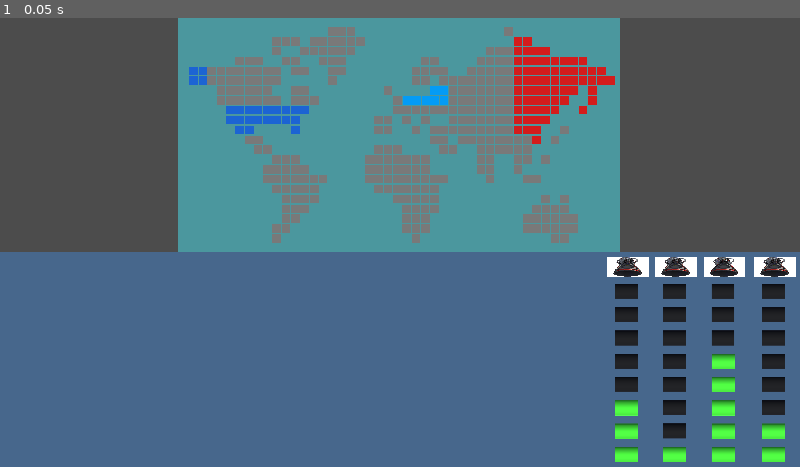
Above: before the commit, frame 1.
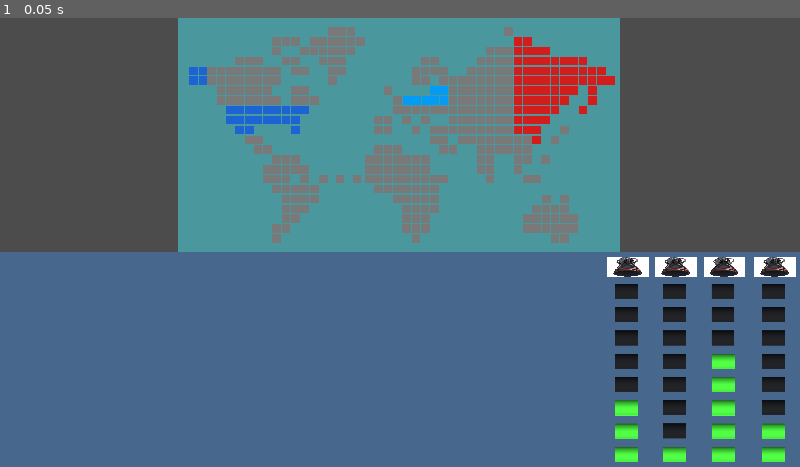
Above: after the commit, the same moment.

Repository: richardbonneau/GameOff2020
Game: Godot game, scene res://Main/Main.tscn
Same seed, same stepped clock (60 frames per second), same inputs: the game is played once before the commit and once after it.
Inputs:
- Up to frame 1 (0.05 s): no input

The runs differ from the first frame. In frame 1, less than 0.1% of the frame differs, in the area x 36-70%, y 12-48%.

Commit message:
tile hitbox fix

Diff:
--- a/Map/Map.tscn
+++ b/Map/Map.tscn
@@ -6,10 +6,10 @@
 [node name="Map" type="ColorRect"]
 anchor_right = 1.119
 anchor_bottom = 1.0
-margin_left = -12.0
-margin_top = -24.0
-margin_right = -16.5541
-margin_bottom = -32.0
+margin_left = -24.0
+margin_top = -84.0
+margin_right = -28.5541
+margin_bottom = -92.0
 color = Color( 0.298039, 0.596078, 0.623529, 1 )
 script = ExtResource( 2 )
 __meta__ = {
@@ -50,7 +50,7 @@
 anchor_right = 0.0656168
 anchor_bottom = 0.247368
 margin_left = -7.62939e-06
-margin_right = -7.62939e-06
+margin_right = 16.0
 
 [node name="MapTile7" parent="." instance=ExtResource( 1 )]
 anchor_left = 0.0656168
@@ -58,7 +58,7 @@
 anchor_right = 0.0656168
 anchor_bottom = 0.205263
 margin_left = -7.62939e-06
-margin_right = -7.62939e-06
+margin_right = 16.0
 
 [node name="MapTile8" parent="." instance=ExtResource( 1 )]
 anchor_left = 0.0866142
@@ -315,7 +315,6 @@
 anchor_right = 0.254593
 anchor_bottom = 0.584211
 margin_left = 3.05176e-05
-margin_right = 3.05176e-05
 
 [node name="MapTile74" parent="." instance=ExtResource( 1 )]
 anchor_left = 0.212598
@@ -341,7 +340,6 @@
 anchor_right = 0.254593
 anchor_bottom = 0.626316
 margin_left = 3.05176e-05
-margin_right = 3.05176e-05
 
 [node name="MapTile77" parent="." instance=ExtResource( 1 )]
 anchor_left = 0.275591
@@ -349,7 +347,7 @@
 anchor_right = 0.275591
 anchor_bottom = 0.626316
 margin_left = 3.05176e-05
-margin_right = 3.05176e-05
+margin_right = 16.0
 
 [node name="MapTile79" parent="." instance=ExtResource( 1 )]
 anchor_left = 0.212598
@@ -357,7 +355,7 @@
 anchor_right = 0.212598
 anchor_bottom = 0.668421
 margin_top = 3.05176e-05
-margin_bottom = 3.05176e-05
+margin_bottom = 16.0
 
 [node name="MapTile80" parent="." instance=ExtResource( 1 )]
 anchor_left = 0.191601
@@ -365,7 +363,7 @@
 anchor_right = 0.191601
 anchor_bottom = 0.668421
 margin_top = 3.05176e-05
-margin_bottom = 3.05176e-05
+margin_bottom = 16.0
 
 [node name="MapTile81" parent="." instance=ExtResource( 1 )]
 anchor_left = 0.233596
@@ -373,37 +371,47 @@
 anchor_right = 0.233596
 anchor_bottom = 0.668421
 margin_top = 3.05176e-05
-margin_bottom = 3.05176e-05
+margin_bottom = 16.0
 
 [node name="MapTile82" parent="." instance=ExtResource( 1 )]
-anchor_left = 0.254593
+anchor_left = 0.233596
 anchor_top = 0.668421
-anchor_right = 0.254593
+anchor_right = 0.233596
 anchor_bottom = 0.668421
-margin_left = 3.05176e-05
+margin_left = 32.0
 margin_top = 3.05176e-05
-margin_right = 3.05176e-05
-margin_bottom = 3.05176e-05
+margin_right = 49.0
+margin_bottom = 16.0
 
 [node name="MapTile83" parent="." instance=ExtResource( 1 )]
-anchor_left = 0.275591
+anchor_left = 0.233596
 anchor_top = 0.668421
-anchor_right = 0.275591
+anchor_right = 0.233596
 anchor_bottom = 0.668421
-margin_left = 3.05176e-05
+margin_left = 64.0
 margin_top = 3.05176e-05
-margin_right = 3.05176e-05
-margin_bottom = 3.05176e-05
+margin_right = 81.0
+margin_bottom = 16.0
 
 [node name="MapTile84" parent="." instance=ExtResource( 1 )]
-anchor_left = 0.296588
+anchor_left = 0.233596
 anchor_top = 0.668421
-anchor_right = 0.296588
+anchor_right = 0.233596
 anchor_bottom = 0.668421
-margin_left = 3.05176e-05
+margin_left = 92.0
 margin_top = 3.05176e-05
-margin_right = 3.05176e-05
-margin_bottom = 3.05176e-05
+margin_right = 109.0
+margin_bottom = 16.0
+
+[node name="MapTile85" parent="." instance=ExtResource( 1 )]
+anchor_left = 0.233596
+anchor_top = 0.668421
+anchor_right = 0.233596
+anchor_bottom = 0.668421
+margin_left = 121.0
+margin_top = 3.05176e-05
+margin_right = 138.0
+margin_bottom = 16.0
 
 [node name="MapTile86" parent="." instance=ExtResource( 1 )]
 anchor_left = 0.212598
@@ -423,7 +431,6 @@
 anchor_right = 0.254593
 anchor_bottom = 0.710526
 margin_left = 3.05176e-05
-margin_right = 3.05176e-05
 
 [node name="MapTile89" parent="." instance=ExtResource( 1 )]
 anchor_left = 0.275591
@@ -431,7 +438,6 @@
 anchor_right = 0.275591
 anchor_bottom = 0.710526
 margin_left = 3.05176e-05
-margin_right = 3.05176e-05
 
 [node name="MapTile90" parent="." instance=ExtResource( 1 )]
 anchor_left = 0.296588
@@ -439,7 +445,6 @@
 anchor_right = 0.296588
 anchor_bottom = 0.710526
 margin_left = 3.05176e-05
-margin_right = 3.05176e-05
 
 [node name="MapTile91" parent="." instance=ExtResource( 1 )]
 anchor_left = 0.233596
@@ -453,7 +458,6 @@
 anchor_right = 0.254593
 anchor_bottom = 0.752632
 margin_left = 3.05176e-05
-margin_right = 3.05176e-05
 
 [node name="MapTile93" parent="." instance=ExtResource( 1 )]
 anchor_left = 0.275591
@@ -461,7 +465,6 @@
 anchor_right = 0.275591
 anchor_bottom = 0.752632
 margin_left = 3.05176e-05
-margin_right = 3.05176e-05
 
 [node name="MapTile95" parent="." instance=ExtResource( 1 )]
 anchor_left = 0.233596
@@ -475,7 +478,6 @@
 anchor_right = 0.254593
 anchor_bottom = 0.794737
 margin_left = 3.05176e-05
-margin_right = 3.05176e-05
 
 [node name="MapTile98" parent="." instance=ExtResource( 1 )]
 anchor_left = 0.233596
@@ -489,7 +491,6 @@
 anchor_right = 0.254593
 anchor_bottom = 0.836842
 margin_left = 3.05176e-05
-margin_right = 3.05176e-05
 
 [node name="MapTile100" parent="." instance=ExtResource( 1 )]
 anchor_left = 0.212598
@@ -515,7 +516,6 @@
 anchor_right = 0.275591
 anchor_bottom = 0.794737
 margin_left = 3.05176e-05
-margin_right = 3.05176e-05
 
 [node name="MapTile94" parent="." instance=ExtResource( 1 )]
 anchor_left = 0.296588
@@ -523,17 +523,6 @@
 anchor_right = 0.296588
 anchor_bottom = 0.752632
 margin_left = 3.05176e-05
-margin_right = 3.05176e-05
-
-[node name="MapTile85" parent="." instance=ExtResource( 1 )]
-anchor_left = 0.317585
-anchor_top = 0.668421
-anchor_right = 0.317585
-anchor_bottom = 0.668421
-margin_left = 3.05176e-05
-margin_top = 3.05176e-05
-margin_right = 3.05176e-05
-margin_bottom = 3.05176e-05
 
 [node name="MapTile63" parent="." instance=ExtResource( 1 )]
 anchor_left = 0.170604
@@ -638,7 +627,6 @@
 anchor_right = 0.317585
 anchor_bottom = 0.163158
 margin_left = 3.05176e-05
-margin_right = 3.05176e-05
 
 [node name="MapTile123" parent="." instance=ExtResource( 1 )]
 anchor_left = 0.338583
@@ -762,7 +750,6 @@
 anchor_right = 0.506562
 anchor_bottom = 0.331579
 margin_left = 1.0
-margin_right = 1.0
 country_this_tile_belongs_to = "Europe"
 
 [node name="MapTile136" parent="." instance=ExtResource( 1 )]
@@ -771,7 +758,6 @@
 anchor_right = 0.527559
 anchor_bottom = 0.331579
 margin_left = 1.0
-margin_right = 1.0
 country_this_tile_belongs_to = "Europe"
 
 [node name="MapTile137" parent="." instance=ExtResource( 1 )]
@@ -780,7 +766,7 @@
 anchor_right = 0.548556
 anchor_bottom = 0.331579
 margin_left = 1.0
-margin_right = 1.0
+margin_right = 18.0
 country_this_tile_belongs_to = "Europe"
 
 [node name="MapTile149" parent="." instance=ExtResource( 1 )]
@@ -819,6 +805,8 @@
 anchor_top = 0.205263
 anchor_right = 0.527559
 anchor_bottom = 0.205263
+margin_top = 1.0
+margin_bottom = 18.0
 
 [node name="MapTile151" parent="." instance=ExtResource( 1 )]
 anchor_left = 0.548556
@@ -851,7 +839,6 @@
 anchor_right = 0.590551
 anchor_bottom = 0.331579
 margin_left = 1.0
-margin_right = 1.0
 country_this_tile_belongs_to = "Europe"
 
 [node name="MapTile161" parent="." instance=ExtResource( 1 )]
@@ -1196,7 +1183,6 @@
 anchor_right = 0.422572
 anchor_bottom = 0.668421
 margin_top = 3.05176e-05
-margin_bottom = 3.05176e-05
 
 [node name="MapTile180" parent="." instance=ExtResource( 1 )]
 anchor_left = 0.44357
@@ -1204,7 +1190,6 @@
 anchor_right = 0.44357
 anchor_bottom = 0.668421
 margin_top = 3.05176e-05
-margin_bottom = 3.05176e-05
 
 [node name="MapTile181" parent="." instance=ExtResource( 1 )]
 anchor_left = 0.464567
@@ -1212,7 +1197,6 @@
 anchor_right = 0.464567
 anchor_bottom = 0.668421
 margin_top = 3.05176e-05
-margin_bottom = 3.05176e-05
 
 [node name="MapTile182" parent="." instance=ExtResource( 1 )]
 anchor_left = 0.485564
@@ -1220,7 +1204,6 @@
 anchor_right = 0.485564
 anchor_bottom = 0.668421
 margin_top = 3.05176e-05
-margin_bottom = 3.05176e-05
 
 [node name="MapTile183" parent="." instance=ExtResource( 1 )]
 anchor_left = 0.506562
@@ -1228,7 +1211,6 @@
 anchor_right = 0.506562
 anchor_bottom = 0.668421
 margin_top = 3.05176e-05
-margin_bottom = 3.05176e-05
 
 [node name="MapTile184" parent="." instance=ExtResource( 1 )]
 anchor_left = 0.527559
@@ -1236,7 +1218,6 @@
 anchor_right = 0.527559
 anchor_bottom = 0.668421
 margin_top = 3.05176e-05
-margin_bottom = 3.05176e-05
 
 [node name="MapTile185" parent="." instance=ExtResource( 1 )]
 anchor_left = 0.548556
@@ -1244,7 +1225,6 @@
 anchor_right = 0.548556
 anchor_bottom = 0.668421
 margin_top = 3.05176e-05
-margin_bottom = 3.05176e-05
 
 [node name="MapTile186" parent="." instance=ExtResource( 1 )]
 anchor_left = 0.569554
@@ -1252,7 +1232,6 @@
 anchor_right = 0.569554
 anchor_bottom = 0.668421
 margin_top = 3.05176e-05
-margin_bottom = 3.05176e-05
 
 [node name="MapTile187" parent="." instance=ExtResource( 1 )]
 anchor_left = 0.590551
@@ -1260,7 +1239,7 @@
 anchor_right = 0.590551
 anchor_bottom = 0.668421
 margin_top = 3.05176e-05
-margin_bottom = 3.05176e-05
+margin_bottom = 16.0
 
 [node name="MapTile141" parent="." instance=ExtResource( 1 )]
 anchor_left = 0.548556
@@ -1274,7 +1253,6 @@
 anchor_right = 0.569554
 anchor_bottom = 0.331579
 margin_left = 1.0
-margin_right = 1.0
 country_this_tile_belongs_to = "Europe"
 
 [node name="MapTile212" parent="." instance=ExtResource( 1 )]
@@ -1511,7 +1489,6 @@
 anchor_right = 0.779528
 anchor_bottom = 0.668421
 margin_top = 3.05176e-05
-margin_bottom = 3.05176e-05
 
 [node name="MapTile325" parent="." instance=ExtResource( 1 )]
 anchor_left = 0.800525
@@ -1519,13 +1496,14 @@
 anchor_right = 0.800525
 anchor_bottom = 0.668421
 margin_top = 3.05176e-05
-margin_bottom = 3.05176e-05
 
 [node name="MapTile370" parent="." instance=ExtResource( 1 )]
 anchor_left = 0.821522
 anchor_top = 0.752632
 anchor_right = 0.821522
 anchor_bottom = 0.752632
+margin_left = 1.0
+margin_right = 18.0
 
 [node name="MapTile371" parent="." instance=ExtResource( 1 )]
 anchor_left = 0.821522
@@ -1628,6 +1606,8 @@
 anchor_top = 0.878947
 anchor_right = 0.84252
 anchor_bottom = 0.878947
+margin_left = 1.0
+margin_right = 18.0
 
 [node name="MapTile388" parent="." instance=ExtResource( 1 )]
 anchor_left = 0.863517
@@ -2018,7 +1998,6 @@
 anchor_right = 0.75853
 anchor_bottom = 0.0789474
 margin_top = 3.8147e-06
-margin_bottom = 3.8147e-06
 country_this_tile_belongs_to = "USSR"
 
 [node name="MapTile315" parent="." instance=ExtResource( 1 )]
@@ -2033,7 +2012,7 @@
 anchor_right = 0.779528
 anchor_bottom = 0.0789474
 margin_top = 3.8147e-06
-margin_bottom = 3.8147e-06
+margin_bottom = 16.0
 country_this_tile_belongs_to = "USSR"
 
 [node name="MapTile306" parent="." instance=ExtResource( 1 )]
@@ -2381,7 +2360,6 @@
 anchor_right = 0.254593
 anchor_bottom = 0.163158
 margin_left = 3.05176e-05
-margin_right = 3.05176e-05
 
 [node name="MapTile39" parent="." instance=ExtResource( 1 )]
 anchor_left = 0.254593
@@ -2389,7 +2367,6 @@
 anchor_right = 0.254593
 anchor_bottom = 0.205263
 margin_left = 3.05176e-05
-margin_right = 3.05176e-05
 
 [node name="MapTile40" parent="." instance=ExtResource( 1 )]
 anchor_left = 0.275591
@@ -2397,7 +2374,6 @@
 anchor_right = 0.275591
 anchor_bottom = 0.205263
 margin_left = 3.05176e-05
-margin_right = 3.05176e-05
 
 [node name="MapTile41" parent="." instance=ExtResource( 1 )]
 anchor_left = 0.254593
@@ -2405,7 +2381,6 @@
 anchor_right = 0.254593
 anchor_bottom = 0.289474
 margin_left = 3.05176e-05
-margin_right = 3.05176e-05
 
 [node name="MapTile42" parent="." instance=ExtResource( 1 )]
 anchor_left = 0.275591
@@ -2413,7 +2388,6 @@
 anchor_right = 0.275591
 anchor_bottom = 0.289474
 margin_left = 3.05176e-05
-margin_right = 3.05176e-05
 
 [node name="MapTile43" parent="." instance=ExtResource( 1 )]
 anchor_left = 0.254593
@@ -2421,7 +2395,6 @@
 anchor_right = 0.254593
 anchor_bottom = 0.331579
 margin_left = 3.05176e-05
-margin_right = 3.05176e-05
 
 [node name="MapTile44" parent="." instance=ExtResource( 1 )]
 anchor_left = 0.275591
@@ -2429,7 +2402,6 @@
 anchor_right = 0.275591
 anchor_bottom = 0.331579
 margin_left = 3.05176e-05
-margin_right = 3.05176e-05
 
 [node name="MapTile47" parent="." instance=ExtResource( 1 )]
 anchor_left = 0.296588
@@ -2437,7 +2409,6 @@
 anchor_right = 0.296588
 anchor_bottom = 0.331579
 margin_left = 3.05176e-05
-margin_right = 3.05176e-05
 
 [node name="MapTile45" parent="." instance=ExtResource( 1 )]
 anchor_left = 0.254593
@@ -2445,7 +2416,6 @@
 anchor_right = 0.254593
 anchor_bottom = 0.373684
 margin_left = 3.05176e-05
-margin_right = 3.05176e-05
 country_this_tile_belongs_to = "USA"
 
 [node name="MapTile48" parent="." instance=ExtResource( 1 )]
@@ -2454,7 +2424,7 @@
 anchor_right = 0.254593
 anchor_bottom = 0.415789
 margin_left = 3.05176e-05
-margin_right = 3.05176e-05
+margin_right = 16.0
 country_this_tile_belongs_to = "USA"
 
 [node name="MapTile64" parent="." instance=ExtResource( 1 )]
@@ -2463,7 +2433,7 @@
 anchor_right = 0.254593
 anchor_bottom = 0.457895
 margin_left = 3.05176e-05
-margin_right = 3.05176e-05
+margin_right = 16.0
 country_this_tile_belongs_to = "USA"
 
 [node name="MapTile49" parent="." instance=ExtResource( 1 )]
@@ -2520,5 +2490,4 @@
 anchor_right = 0.275591
 anchor_bottom = 0.373684
 margin_left = 3.05176e-05
-margin_right = 3.05176e-05
 country_this_tile_belongs_to = "USA"
